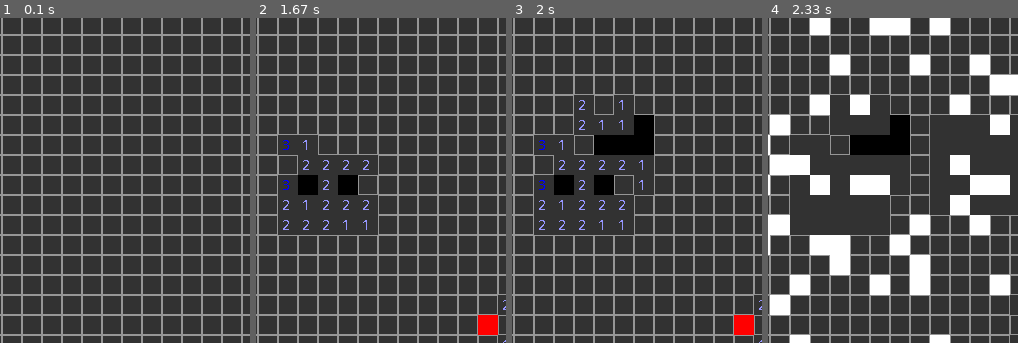
Above: before the commit, frames 1-4 (left to right).
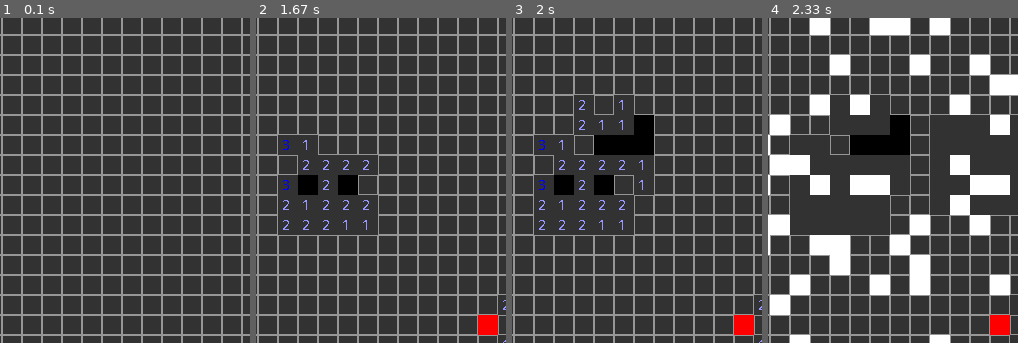
Above: after the commit, the same moments.

Repository: abstralexis/pygame-minesweeper
Game: pygame game, started from main.py
Same seed, same stepped clock (60 frames per second), same inputs: the game is played once before the commit and once after it.
Inputs (mouse positions are % of the whole screen's width and height, from its top left):
- Up to frame 1 (0.1 s): no input
- Up to frame 2 (1.67 s): right-click (50, 57) at 0.42 s; click (19, 35) at 0.78 s; click (62, 59) at 1.15 s; click (26, 30) at 1.52 s
- Up to frame 3 (2 s): click (47, 33) at 1.88 s
- Up to frame 4 (2.33 s): click (34, 17) at 2.25 s
The pictures show only the part of the screen within x 4-54%, y 10-60%; the shares and areas given below are measured in that part.

Frames 1-3 are identical in both runs. In frame 4, 0.5% of the frame differs, in the area x 88-97%, y 91-98%.

Commit message:
Issue #6

Diff:
--- a/main.py
+++ b/main.py
@@ -167,6 +167,14 @@
     numbered = []
     ticks_passed = 0
 
+    def draw_flags():
+        """
+        Draw the flags
+        """
+        if len(flagged) > 0:                # Fill in flagged spaces
+            for flag in flagged:
+                pygame.draw.rect(WIN, RED, flag)
+
     # Main game loop
     while True:
         draw_grid()
@@ -219,8 +227,10 @@
                 # What to do on a left click
                 if event.button == 1:
                     if mouse_grid_rect in MINES:        # If clicked is a mine
+                        draw_flags()                    # Draw all flags
                         for mine in MINES:              # Draw all mines
                             pygame.draw.rect(WIN, WHITE, mine)
+
                         pygame.display.flip()
 
                         # Wait 2s then quit game
@@ -259,9 +269,7 @@
                             flag_index = flagged.index(mouse_grid_rect)
                             del flagged[flag_index] # unflag
 
-        if len(flagged) > 0:                # Fill in flagged spaces
-            for flag in flagged:
-                pygame.draw.rect(WIN, RED, flag)
+        draw_flags()
 
         # Draw the numbers on numbered squares that have been revealed
         if len(revealed) > 0:
